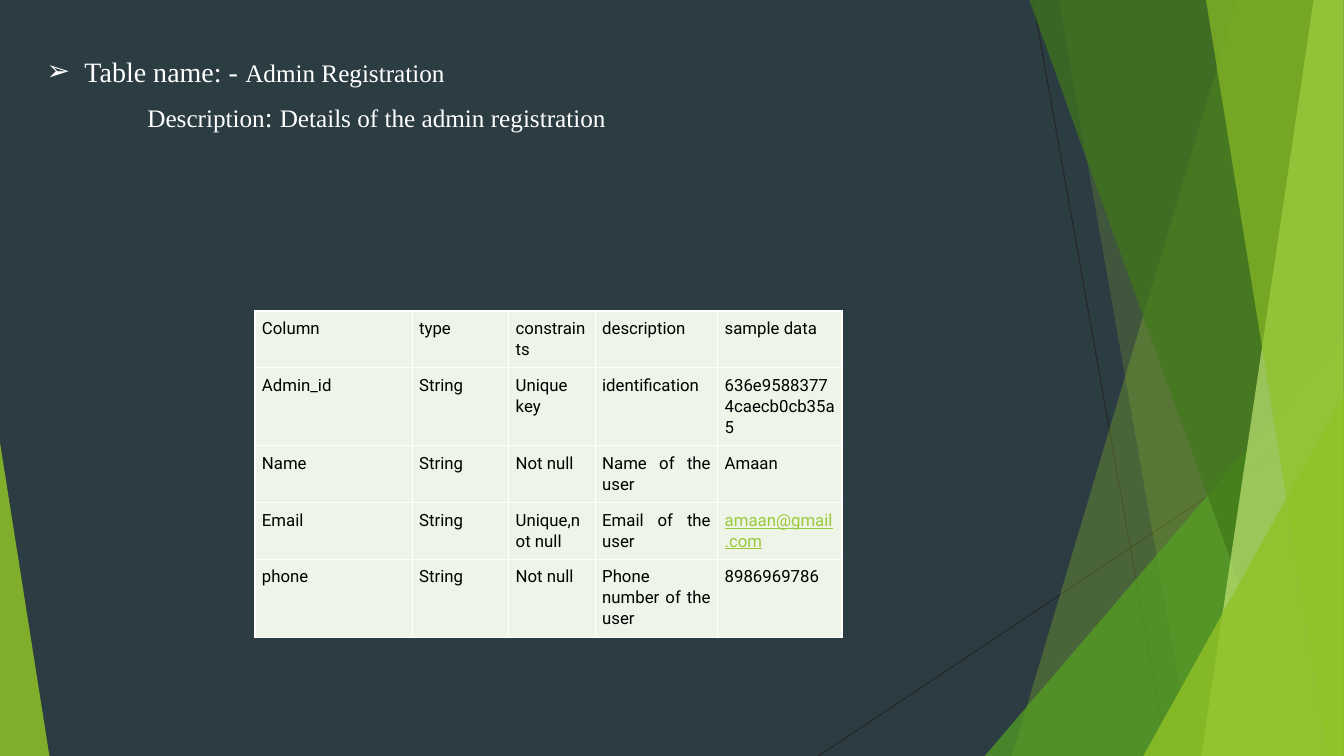
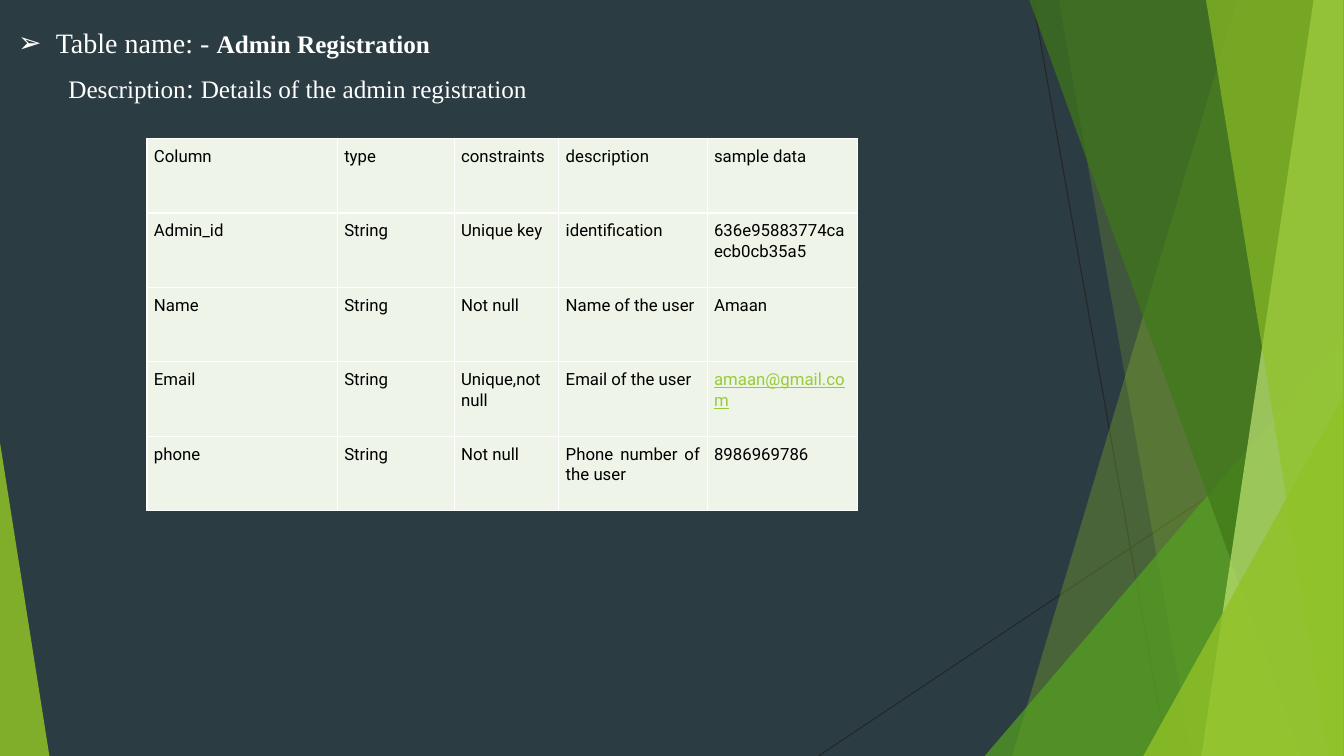
Before and after one commit to AmanPuthawala/UBERCLONE, a slide deck: slide 31 of materials/Uberclone.pptx (slide 27 before the commit). Drawn at 1344x756 pixels with LibreOffice and Linux fonts; fonts in the diff are those of the drawing. Boxes give left, top, right and bottom in pixels: in the first picture for what was removed or moved away, otherwise in the second. Text is boxed around its words. In the diff, an @@ line names an element or a change of style, - is before the commit and + after.

```diff
--- a/materials/Uberclone.pptx
+++ b/materials/Uberclone.pptx
@@ text "Table name: - Admin Registration" moved from (x1=84, y1=62, x2=606, y2=133) to (x1=56, y1=33, x2=527, y2=104) @@
@@ text "Table name: - Admin Registration" at (x1=56, y1=33, x2=527, y2=104): bold on in "Admin Registration"; list level 3 to 1 in "Description: Details of the admin ..." @@
@@ table resized from (x1=255, y1=312, x2=843, y2=628) to (x1=147, y1=139, x2=858, y2=511) @@
```
Also in this commit, not shown: 15 other slides changed, 14 slides added, 10 slides removed.
